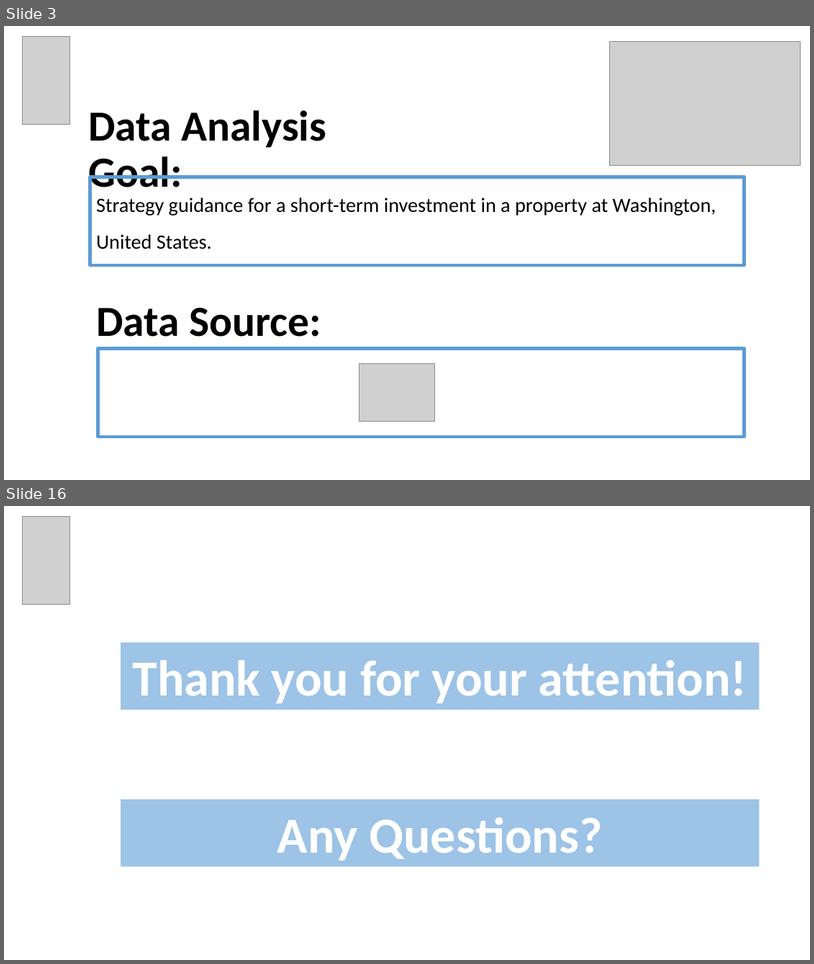
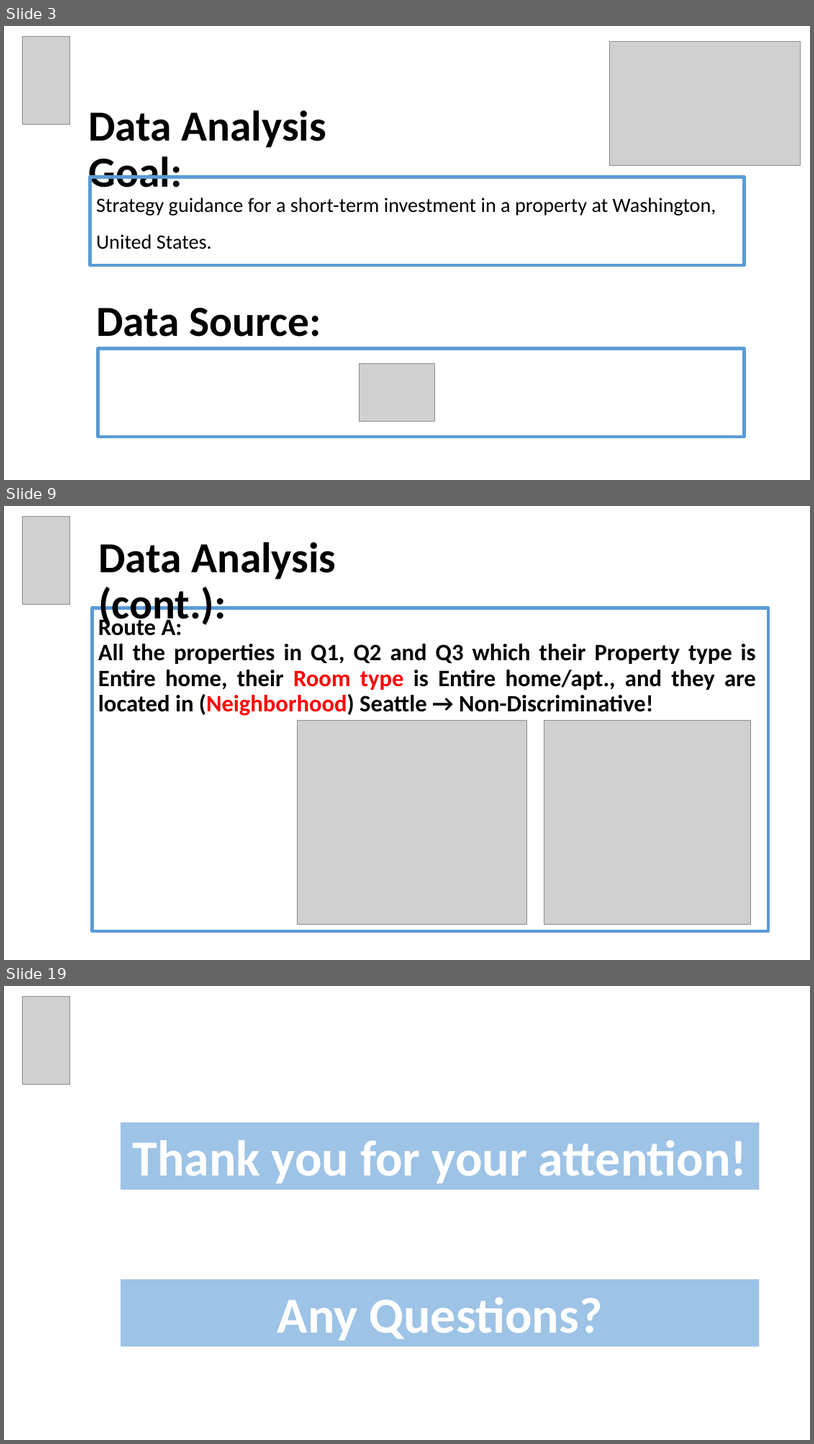
Before and after one commit to OdedMark/DataAnalystCourseFinalProject, a slide deck: Final Project Data Analyst Program Hebrew University of Jerusalem.pptx. Shown one above the other, each under a label of ours: slides 3 and 16 before the commit, slides 3, 9 and 19 after it; the slides between them are not shown. The pictures are 814x964 and 814x1444 pixels, drawn with LibreOffice and Linux fonts; fonts in the diff are those of the drawing; grey boxes stand for pictures. Boxes give left, top, right and bottom in pixels: in the first picture for what was removed or moved away, otherwise in the second. Text is boxed around its words. In the diff, an @@ line names an element or a change of style, - is before the commit and + after.

```diff
--- a/Final Project Data Analyst Program Hebrew University of Jerusalem.pptx
+++ b/Final Project Data Analyst Program Hebrew University of Jerusalem.pptx
@@ slide 9 added at (x1=4, y1=506, x2=810, y2=960), background #FFFFFF @@
@@ picture added at (x1=22, y1=516, x2=70, y2=604) @@
@@ title added at (x1=98, y1=542, x2=337, y2=629), 51 pt, text #000000, bold @@
+Data Analysis (cont.):
@@ rectangle added at (x1=93, y1=608, x2=769, y2=931), outline #5B9BD5 4 pt @@
@@ text added at (x1=98, y1=644, x2=756, y2=716), 28 pt, text #000000, bold @@
+Route A:
+All the properties in Q1, Q2 and Q3 which their Property type is Entire home, their Room type is Entire home/apt., and they are located in (Neighborhood) Seattle → Non-Discriminative!
@@ picture added at (x1=298, y1=720, x2=527, y2=924) @@
@@ picture added at (x1=545, y1=720, x2=751, y2=924) @@
@@ what was slide 16 is now slide 19 @@
```
Also in this commit, not shown: 12 slides changed, 2 other slides added.
